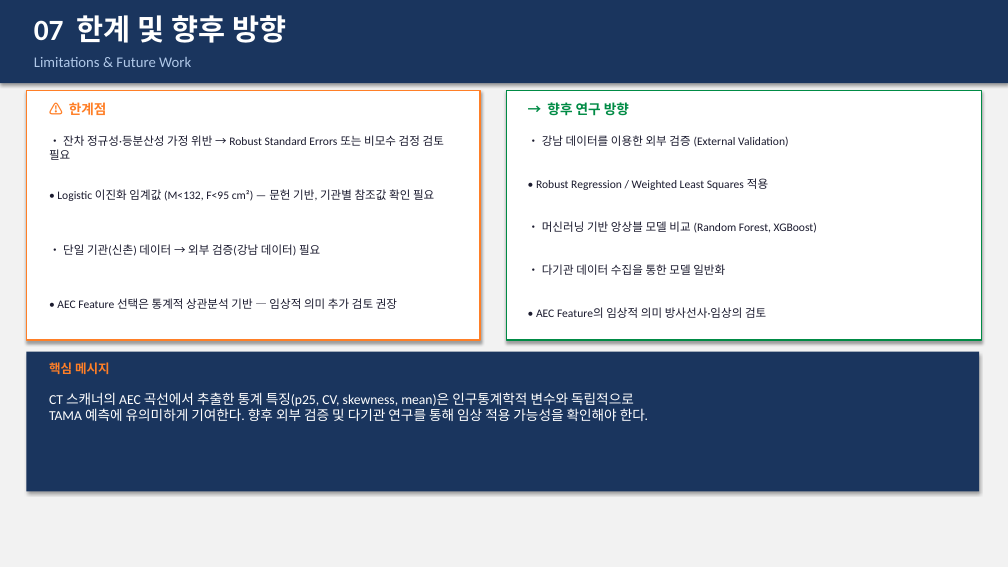
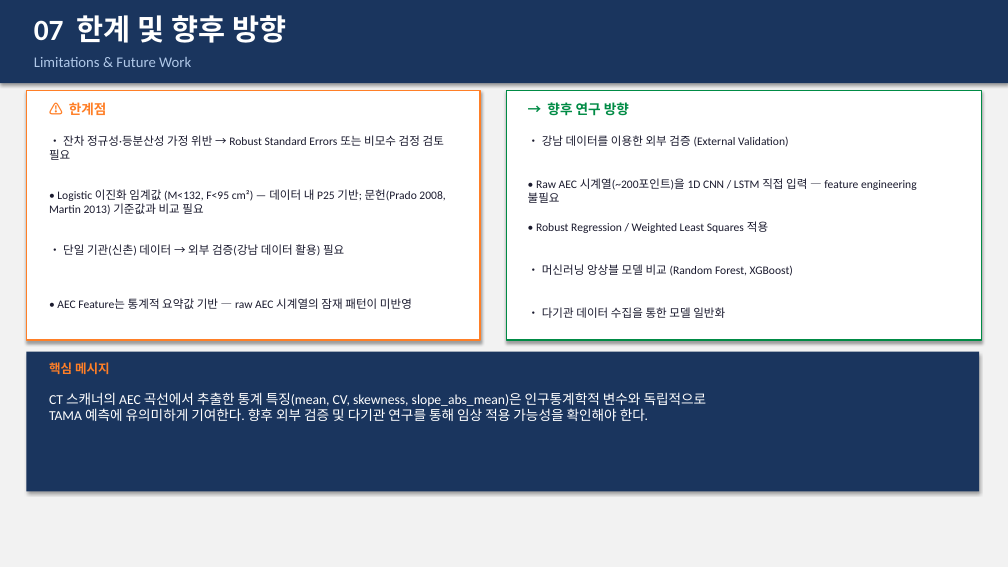
Before and after one commit to JHWannabe/2026-1_Study, a slide deck: slide 21 of 연구코드/aec/results/신촌_TAMA_연구보고서.pptx (slide 14 before the commit). Drawn at 1008x567 pixels with LibreOffice and Linux fonts; fonts in the diff are those of the drawing. Boxes give left, top, right and bottom in pixels: in the first picture for what was removed or moved away, otherwise in the second. Text is boxed around its words. In the diff, an @@ line names an element or a change of style, - is before the commit and + after.

Commit message:
강남, 신촌 report, ppt 수정

```diff
--- a/연구코드/aec/results/신촌_TAMA_연구보고서.pptx
+++ b/연구코드/aec/results/신촌_TAMA_연구보고서.pptx
@@ text added at [528,178,917,203], 11 pt, text #1A1A2E @@
+• Raw AEC 시계열(~200포인트)을 1D CNN / LSTM 직접 입력 — feature engineering 불필요
@@ text at [49,189,445,215]: text changed @@
-• Logistic 이진화 임계값 (M<132, F<95 cm²) — 문헌 기반, 기관별 참조값 확인 필요
+• Logistic 이진화 임계값 (M<132, F<95 cm²) — 데이터 내 P25 기반; 문헌(Prado 2008, Martin 2013) 기준값과 비교 필요
@@ text "• Robust Regression / Weighted ...": place and size @@
-text "• Robust Regression / Weighted ..." at [536,178,768,190]
+text "• Robust Regression / Weighted ..." at [536,221,768,233]
@@ text at [63,244,344,256]: text changed @@
-• 단일 기관(신촌) 데이터 → 외부 검증(강남 데이터) 필요
+• 단일 기관(신촌) 데이터 → 외부 검증(강남 데이터 활용) 필요
@@ text at [542,264,793,276]: text changed @@
-• 머신러닝 기반 앙상블 모델 비교 (Random Forest, XGBoost)
+• 머신러닝 앙상블 모델 비교 (Random Forest, XGBoost)
@@ text at [57,298,412,309]: text changed @@
-• AEC Feature 선택은 통계적 상관분석 기반 — 임상적 의미 추가 검토 권장
+• AEC Feature는 통계적 요약값 기반 — raw AEC 시계열의 잠재 패턴이 미반영
@@ text "• 다기관 데이터 수집을 통한 ...": place and size @@
-text "• 다기관 데이터 수집을 통한 ..." at [542,264,725,275]
+text "• 다기관 데이터 수집을 통한 ..." at [542,307,725,318]
@@ text removed at [536,307,766,318] @@
-• AEC Feature의 임상적 의미 방사선사·임상의 검토
@@ text at [49,392,707,421]: text changed @@
-CT 스캐너의 AEC 곡선에서 추출한 통계 특징(p25, CV, skewness, mean)은 인구통계학적 변수와 독립적으로
-TAMA 예측에 유의미하게 기여한다. 향후 외부 검증 및 다기관 연구를 통해 임상 적용 가능성을 확인해야 한다.
+CT 스캐너의 AEC 곡선에서 추출한 통계 특징(mean, CV, skewness, slope_abs_mean)은 인구통계학적 변수와 독립적으로
+TAMA 예측에 유의미하게 기여한다. 향후 외부 검증 및 다기관 연구를 통해 임상 적용 가능성을 확인해야 한다.
```
Also in this commit, not shown: 11 other slides changed, 7 slides added, 51 other files.
